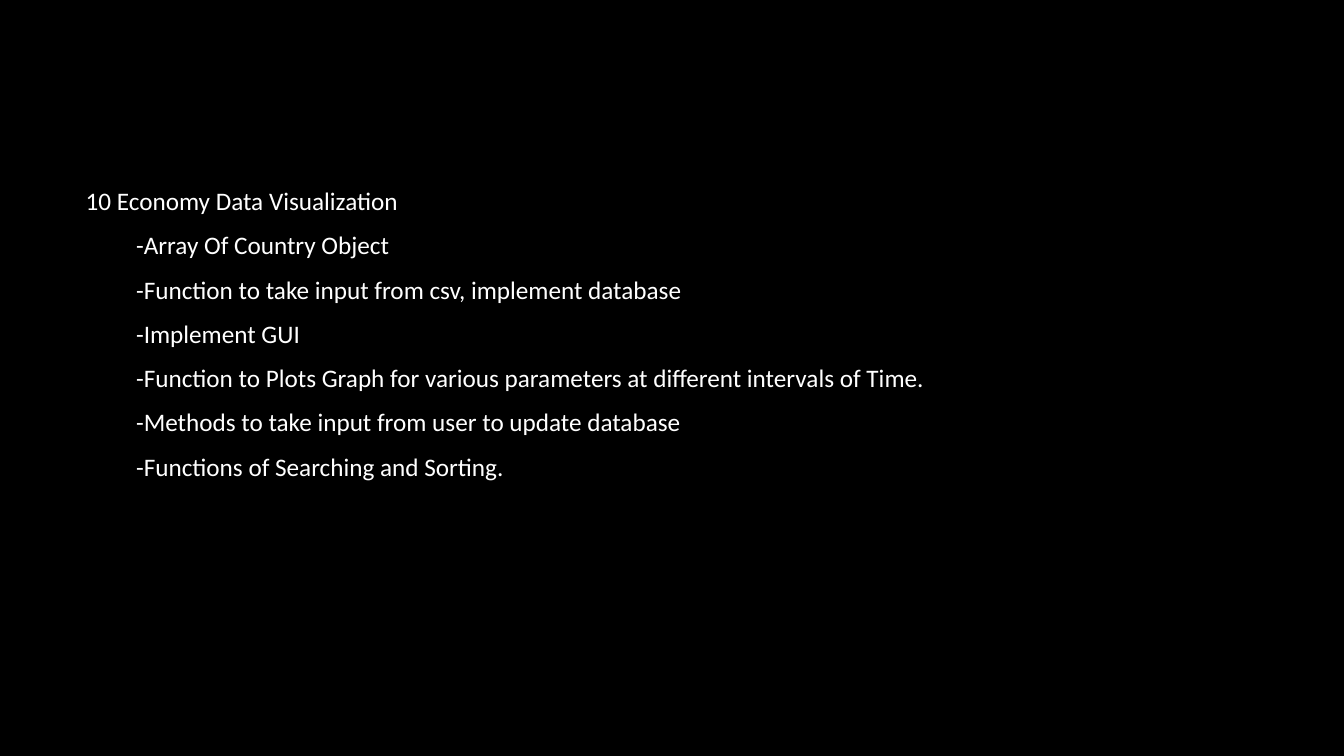
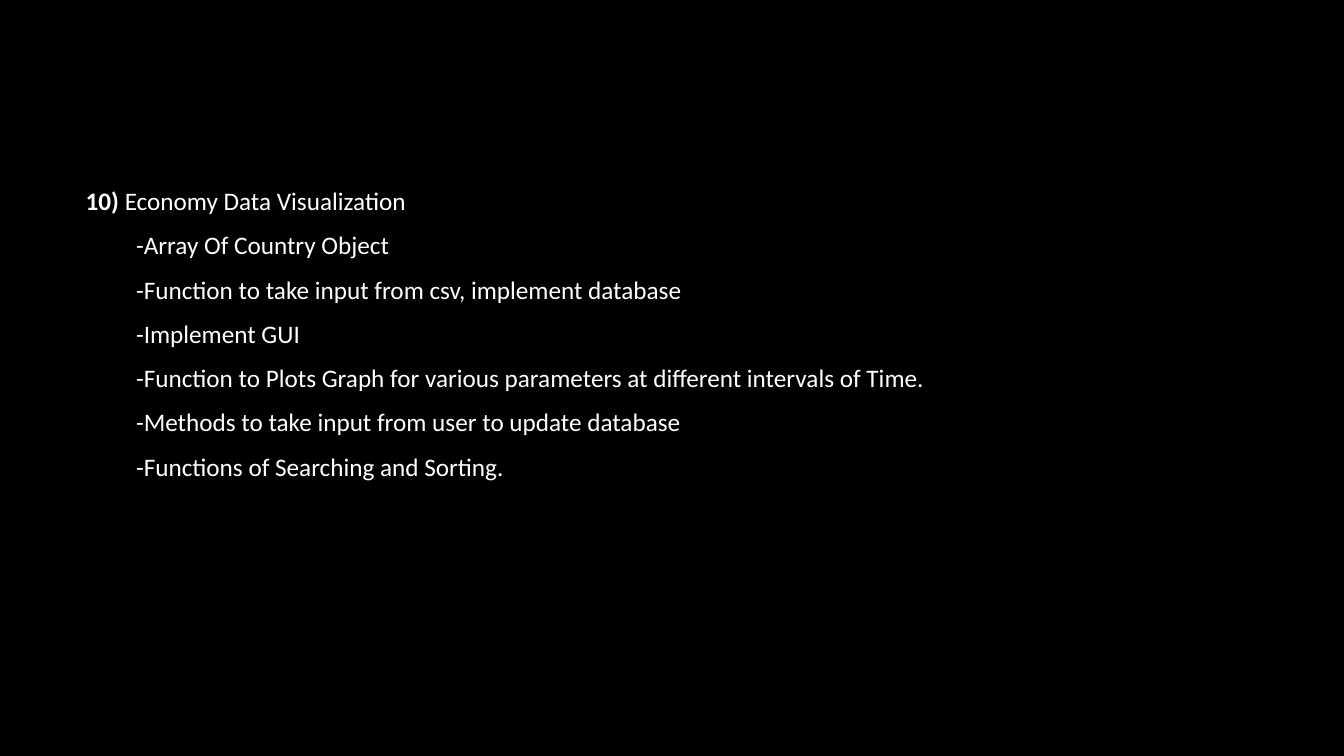
Before and after one commit to AvatarAarav/Economy_Data_Visualization, a slide deck: slide 5 of Economy_Data_Visualizaton_Presentation.pptx (slide 6 before the commit). Drawn at 1344x756 pixels with LibreOffice and Linux fonts; fonts in the diff are those of the drawing; background and template pictures are left out. Boxes give left, top, right and bottom in pixels: in the first picture for what was removed or moved away, otherwise in the second. Text is boxed around its words. In the diff, an @@ line names an element or a change of style, - is before the commit and + after.

```diff
--- a/Economy_Data_Visualizaton_Presentation.pptx
+++ b/Economy_Data_Visualizaton_Presentation.pptx
@@ text at (86,191,406,214): text changed @@
-10 Economy Data Visualization
+10) Economy Data Visualization
```
Also in this commit, not shown: 6 other slides changed, 1 slide removed, 2 other files.
